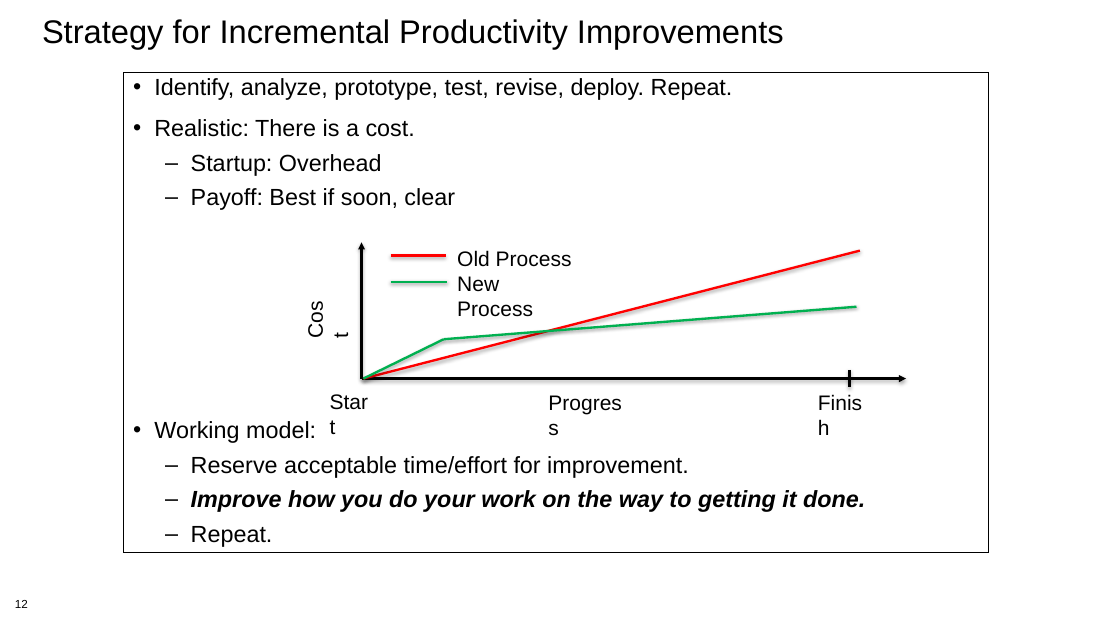
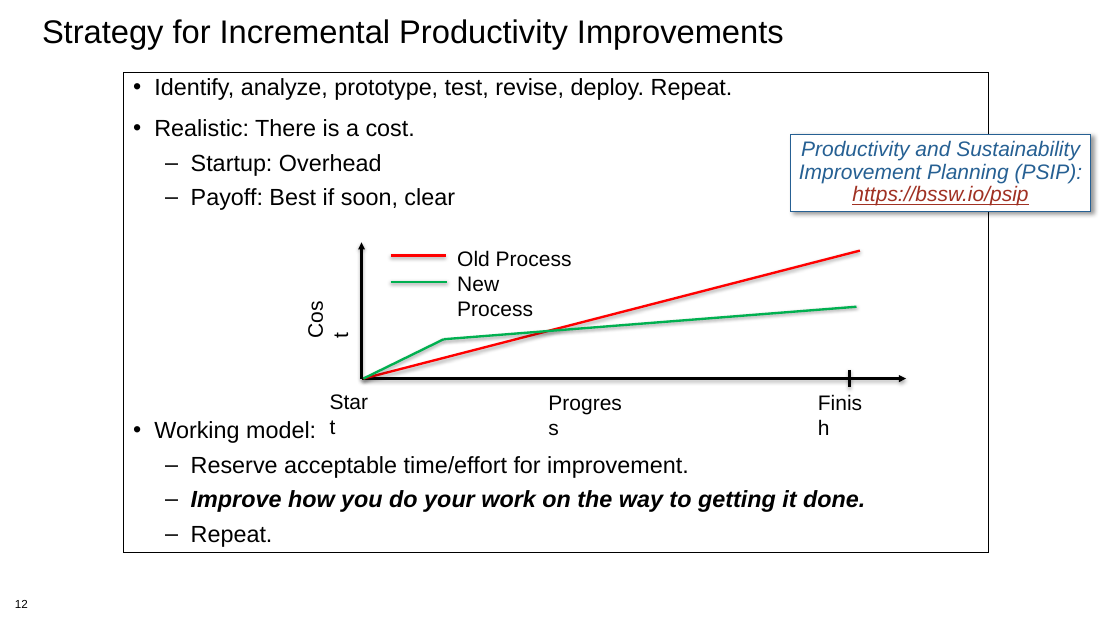
Before and after one commit to bssw-tutorial/presentations, a slide deck: slide 12 of agile-redux.pptx. Drawn at 1120x630 pixels with LibreOffice and Linux fonts; fonts in the diff are those of the drawing; background and template pictures are left out. Boxes give left, top, right and bottom in pixels: in the first picture for what was removed or moved away, otherwise in the second. Text is boxed around its words. In the diff, an @@ line names an element or a change of style, - is before the commit and + after.

Commit message:
Add some more PSIP resource pointers
Add links to RateYourProject.org and to the PSIP Progress Tracking Card catalog.  Tried to fit them in so presenters don't need to spend time on them, but put them in the talks so they're more in front of participants.

```diff
--- a/agile-redux.pptx
+++ b/agile-redux.pptx
@@ rectangle added at (x1=791, y1=134, x2=1091, y2=212), fill #FFFFFF, outline #266093 0.75 pt, 18 pt, text #266093, italic @@
+Productivity and Sustainability Improvement Planning (PSIP): https://bssw.io/psip
```
Also in this commit, not shown: 1 other slide changed, 2 other files.
